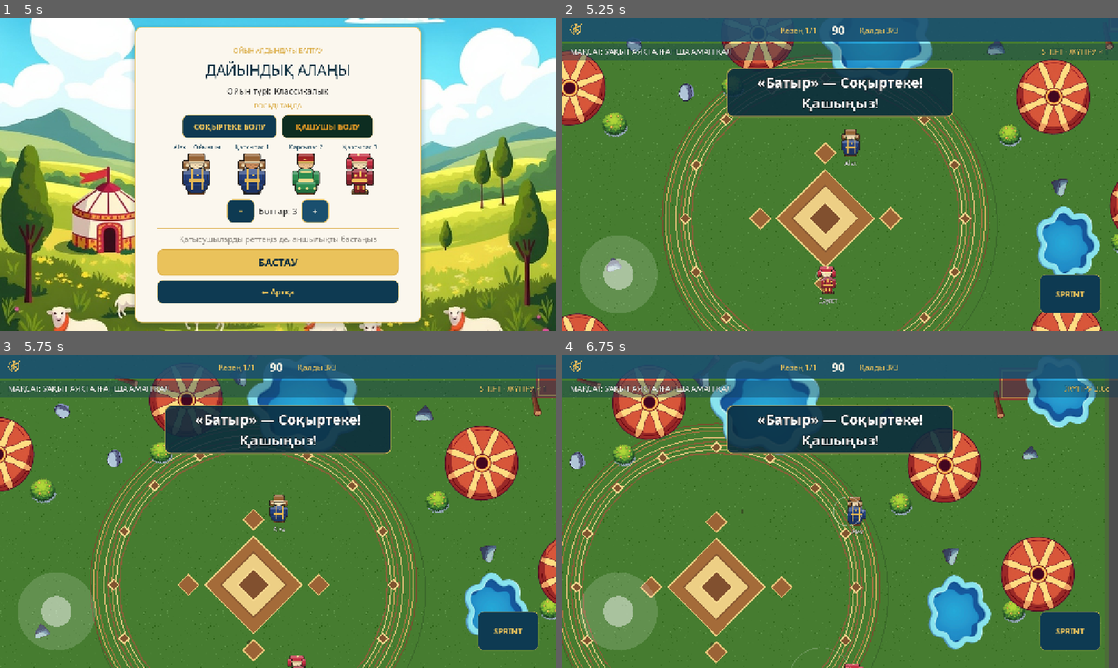
Above: before the commit, frames 1-4 (two rows, left to right).
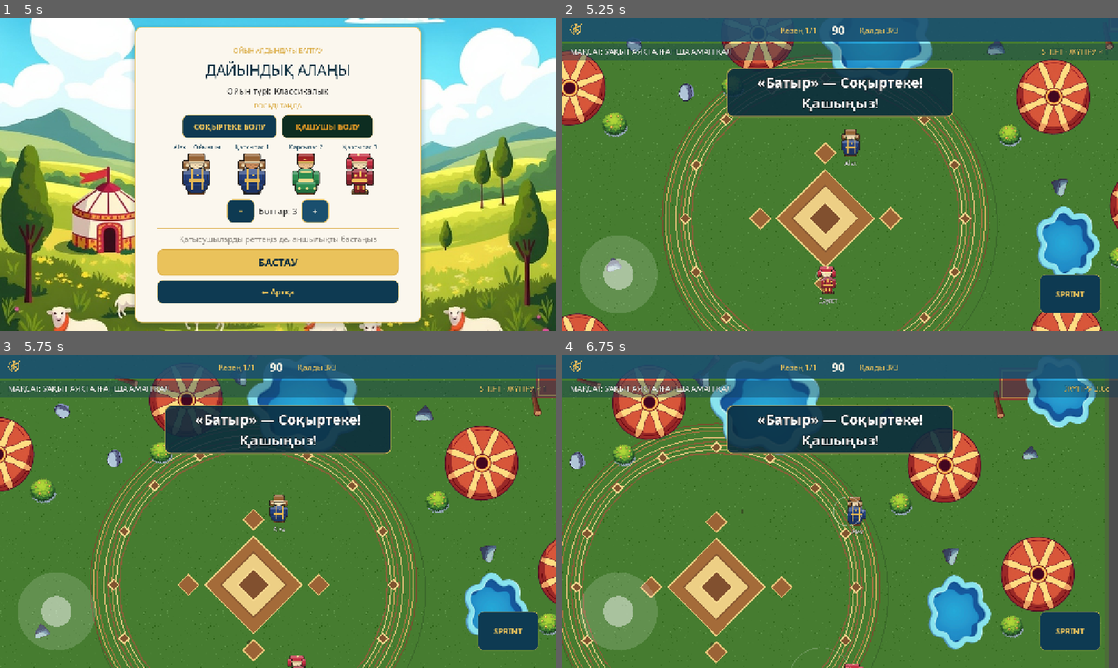
Above: after the commit, the same moments.

Repository: mmeirbek/sanlaq
Game: Godot game, scene res://scenes/ui/main_menu.tscn
Two runs of this game, one before a commit and one after it. Both use one fixed random seed, a clock stepped at 60 frames per second and the inputs below.
Inputs (mouse positions are in pixels of both pictures, inside the frame that each line leads up to):
- Up to frame 1 (5 s): click (205, 124) at 0.52 s; type "Alex" at 0.6 s; click "ОЙНАУ" at 1.25 s; click "СОҚЫРТЕКЕ БОЛУ" at 2 s; click "ҚАШУШЫ БОЛУ" at 2.75 s; click "−" at 3.5 s; click "+" at 4.25 s
- Up to frame 2 (5.25 s): click "БАСТАУ" at 5 s
- Up to frame 3 (5.75 s): no input
- Up to frame 4 (6.75 s): tap Enter at 5.75 s; move the mouse to (962, 495) at 5.77 s; hold D (move_right) 5.78-6.5 s; hold Shift (sprint) 5.78-6.5 s; click (962, 495) at 5.92 s; drag from (728, 527) to (867, 511) at 6.52 s

Frame 1 is identical in both runs. In frame 2, 0.1% of the frame differs, in the area x 98-100%, y 68-81%; in frame 3, 0.3%; in frame 4, 0.3%, in the area x 23-84%, y 7-91%.

Commit message:
Фикс музыки в сборке, плеск по шагам, устойчивая раскладка карты
Музыка: тот же класс бага, что был с гардеробом — TRACK_PATHS ссылался на
несуществующий menu_music.*, поэтому код всегда падал в запасной путь —
сканирование папки assets/audio/music через DirAccess.get_files(). В
экспортированной сборке там лежит "трек.mp3.remap", а не "трек.mp3", проверка
расширения не срабатывала, и вместо настоящей музыки играл старый
процедурный синтезатор. Прописан реальный путь к треку напрямую + тот же
trim_suffix(".remap") фикс на случай будущих треков через сканирование.

Звук воды: раньше плеск включался зацикленно от одного факта "стоишь в
воде" (start_zone_loop по позиции). Теперь звук идёт per-step через
play_splash() — так же, как обычные шаги, только для воды — то есть слышен
именно во время ходьбы, а не когда просто стоишь на месте.

Карта: _avoid_occupied расталкивала объекты за один проход — при большом
числе уже занятых зон (юрты+вода+камни) объект мог выехать из одного
пересечения прямо в другое. Теперь повторяет проходы, пока позиция не
перестанет двигаться — исключает наложения вроде "озеро поверх озера".

Плюс диагностика: game_audio.gd пишет в телеметрию, если ни один файл для
конкретного звука не нашёлся (на случай новых похожих багов в будущем).

Co-Authored-By: Claude Sonnet 5 <noreply@anthropic.com>
Claude-Session: https://claude.ai/code/session_01Sazr5fjqnXUmcf3aBpkHQA

Diff:
--- a/autoload/music_audio.gd
+++ b/autoload/music_audio.gd
@@ -6,6 +6,7 @@
 const MUSIC_DIR := "res://assets/audio/music/"
 const MUSIC_EXTS := ["ogg", "mp3", "wav"]
 const TRACK_PATHS := [
+	"res://assets/audio/music/kazahskaya_-_muzyka_(SkySound7.com).mp3",
 	"res://assets/audio/menu_music.ogg",
 	"res://assets/audio/menu_music.mp3",
 	"res://assets/audio/menu_music.wav",
@@ -39,8 +40,11 @@
 	if dir == null:
 		return false
 	for file: String in dir.get_files():
-		if file.get_extension().to_lower() in MUSIC_EXTS:
-			if _try_play_file(MUSIC_DIR + file):
+		# Экспортированная сборка хранит файл как "трек.mp3.remap" вместо "трек.mp3" —
+		# снимаем суффикс перед проверкой расширения (тот же фикс, что в asset_registry.gd).
+		var base_name := file.trim_suffix(".remap")
+		if base_name.get_extension().to_lower() in MUSIC_EXTS:
+			if _try_play_file(MUSIC_DIR + base_name):
 				return true
 	return false
 
--- a/scenes/world/game.gd
+++ b/scenes/world/game.gd
@@ -93,7 +93,10 @@
 	if not player.is_sokyroteke and not map.is_inside_yurt(player.global_position):
 		footprint_system.leave_print(player.global_position, player.velocity)
 	if player == match_mgr.human_player:
-		game_audio.play_footstep(player.runner_sprint_time > 0.0)
+		if map.is_water(player.global_position):
+			game_audio.play_splash()
+		else:
+			game_audio.play_footstep(player.runner_sprint_time > 0.0)
 
 func _on_runner_sprint_changed(time_left: float, _uses_left: int, player: Player) -> void:
 	if player == match_mgr.human_player and time_left >= Player.RUNNER_SPRINT_DURATION:
@@ -466,10 +469,9 @@
 			var in_water := map.is_water(human.global_position)
 			var in_yurt := map.is_inside_yurt(human.global_position)
 			if in_water and not _prev_human_water:
+				# Звук всплеска идёт по шагам (_on_player_stepped) — привязан к реальной
+				# ходьбе, а не к самому факту стояния в воде.
 				_spawn_zone_puff(human.global_position, Color(0.35, 0.6, 0.9, 0.7), 20)
-				game_audio.start_zone_loop("splash")
-			if not in_water and _prev_human_water:
-				game_audio.stop_zone_loop("splash")
 			if in_yurt and not _prev_human_yurt:
 				_spawn_zone_puff(human.global_position, Color(0.8, 0.62, 0.4, 0.85), 16)
 				game_audio.start_zone_loop("yurt")
--- a/scripts/systems/game_audio.gd
+++ b/scripts/systems/game_audio.gd
@@ -132,6 +132,8 @@
 					break
 		if stream != null:
 			break
+	if stream == null:
+		Telemetry.log_error("no audio file found for cue, falling back to synth", "game_audio:" + cue)
 	_streams[cue] = stream
 	return stream
 
--- a/scripts/systems/map_manager.gd
+++ b/scripts/systems/map_manager.gd
@@ -87,13 +87,21 @@
 	_occupied.append({"pos": pos, "radius": radius})
 
 func _avoid_occupied(pos: Vector2, radius: float) -> Vector2:
-	for entry in _occupied:
-		var min_dist: float = radius + float(entry["radius"])
-		var to_pos: Vector2 = pos - (entry["pos"] as Vector2)
-		var dist := to_pos.length()
-		if dist < min_dist:
-			var dir := to_pos.normalized() if dist > 0.01 else Vector2.RIGHT
-			pos = (entry["pos"] as Vector2) + dir * min_dist
+	# Один проход по _occupied может вытолкнуть pos из одного пересечения прямо в
+	# соседнее (особенно ближе к концу построения карты, когда занято уже много мест) —
+	# повторяем, пока не перестанет двигаться, чтобы гарантированно не осталось наложений.
+	for _pass in 8:
+		var moved := false
+		for entry in _occupied:
+			var min_dist: float = radius + float(entry["radius"])
+			var to_pos: Vector2 = pos - (entry["pos"] as Vector2)
+			var dist := to_pos.length()
+			if dist < min_dist:
+				var dir := to_pos.normalized() if dist > 0.01 else Vector2.RIGHT
+				pos = (entry["pos"] as Vector2) + dir * min_dist
+				moved = true
+		if not moved:
+			break
 	return pos
 
 ## Places a decorative or solid prop, keeping it clear of yurts, other props, and map bounds.
